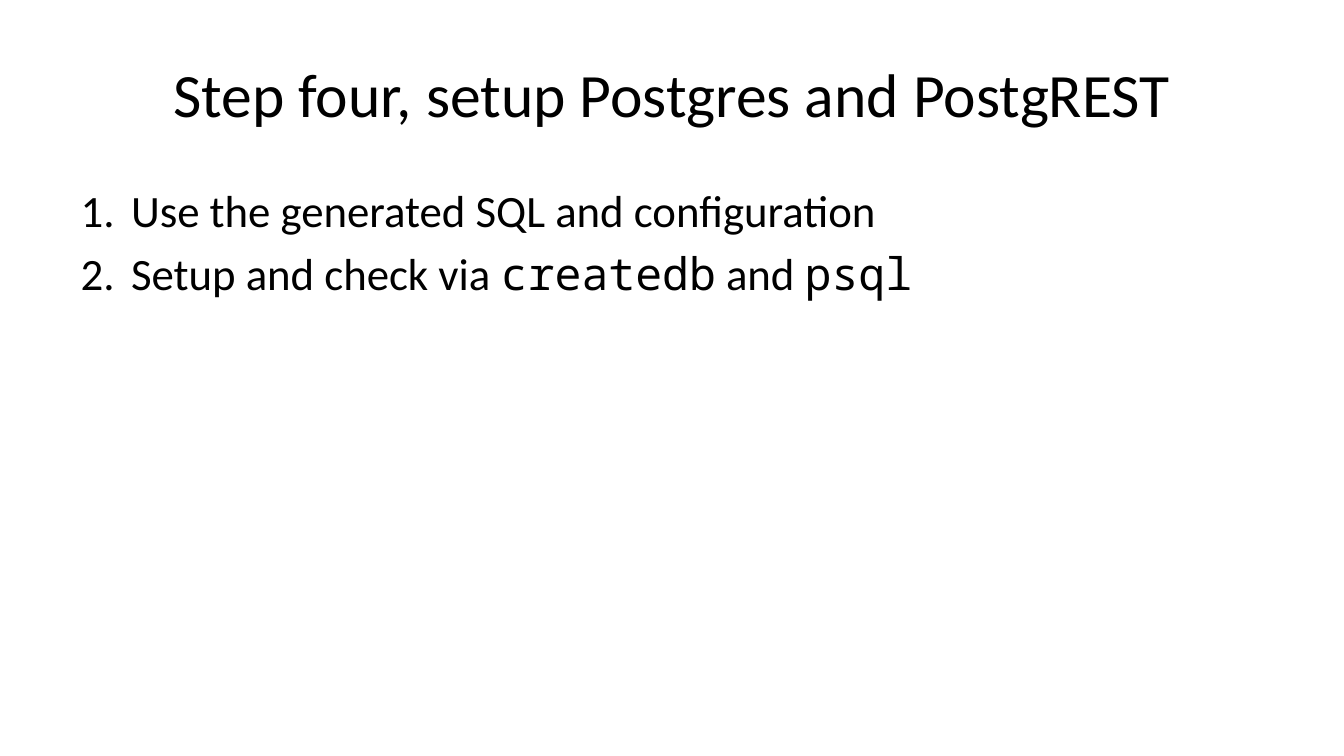
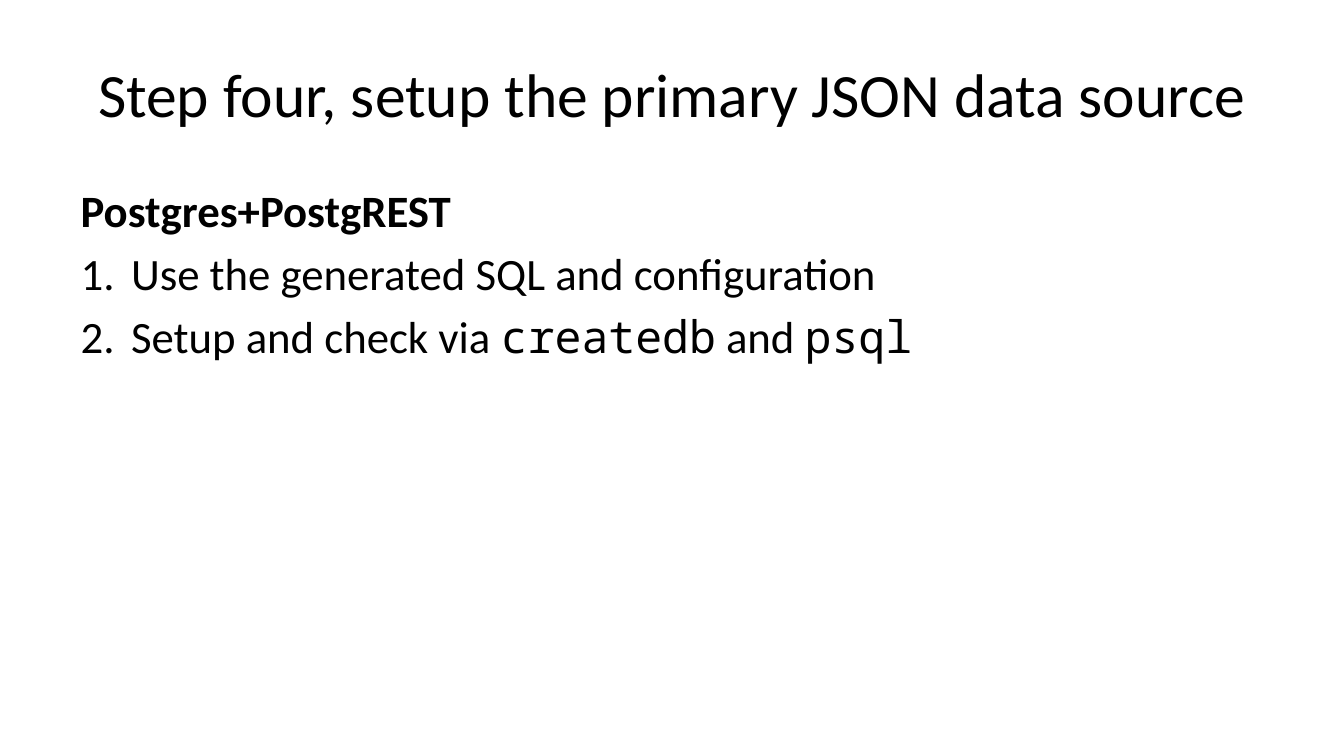
Before and after one commit to caltechlibrary/newt, a slide deck: slide 18 of presentation3/newt-p3.pptx (slide 15 before the commit). Drawn at 1344x756 pixels with LibreOffice and Linux fonts; fonts in the diff are those of the drawing. Boxes give left, top, right and bottom in pixels: in the first picture for what was removed or moved away, otherwise in the second. Text is boxed around its words. In the diff, an @@ line names an element or a change of style, - is before the commit and + after.

```diff
--- a/presentation3/newt-p3.pptx
+++ b/presentation3/newt-p3.pptx
@@ title at <box>98,74,1245,127</box>: text changed @@
-Step four, setup Postgres and PostgREST
+Step four, setup the primary JSON data source
@@ text at <box>81,197,451,235</box>: paragraph added @@
+Postgres+PostgREST
```
Also in this commit, not shown: 16 other slides changed, 5 slides added, 1 slide removed, 52 other files.
